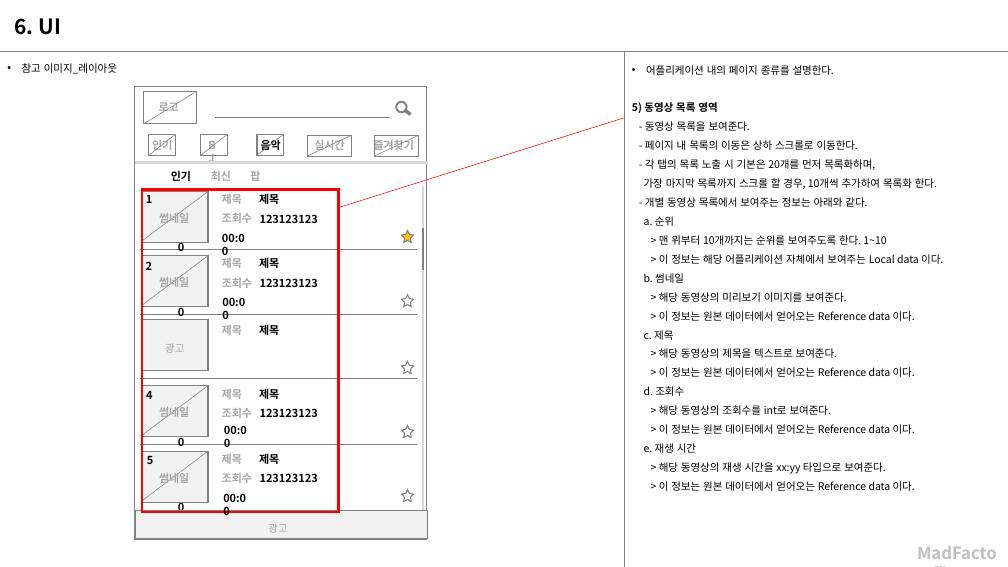
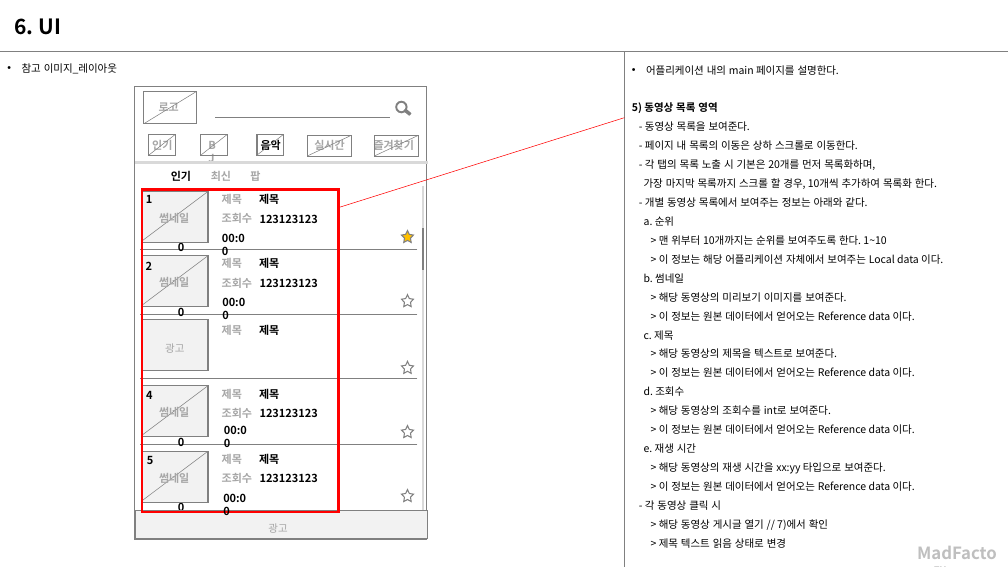
Before and after one commit to nnnyyy/MadYoutubeFilter, a slide deck: slide 11 of Doc/모두의 동영상_170501.pptx. Drawn at 1008x567 pixels with LibreOffice and Linux fonts; fonts in the diff are those of the drawing. Boxes give left, top, right and bottom in pixels: in the first picture for what was removed or moved away, otherwise in the second. Text is boxed around its words. In the diff, an @@ line names an element or a change of style, - is before the commit and + after.

Commit message:
문서 내용 수정
동영상 보기 페이지 부분 수정

```diff
--- a/Doc/모두의 동영상_170501.pptx
+++ b/Doc/모두의 동영상_170501.pptx
@@ text at [646, 65, 839, 75]: text changed @@
-• 어플리케이션 내의 페이지 종류를 설명한다.
+• 어플리케이션 내의 main 페이지를 설명한다.
@@ text at [645, 500, 828, 548]: paragraphs added @@
+- 각 동영상 클릭 시
+> 해당 동영상 게시글 열기 // 7)에서 확인
+> 제목 텍스트 읽음 상태로 변경
```
Also in this commit, not shown: 7 other slides changed, 2 slides added.
